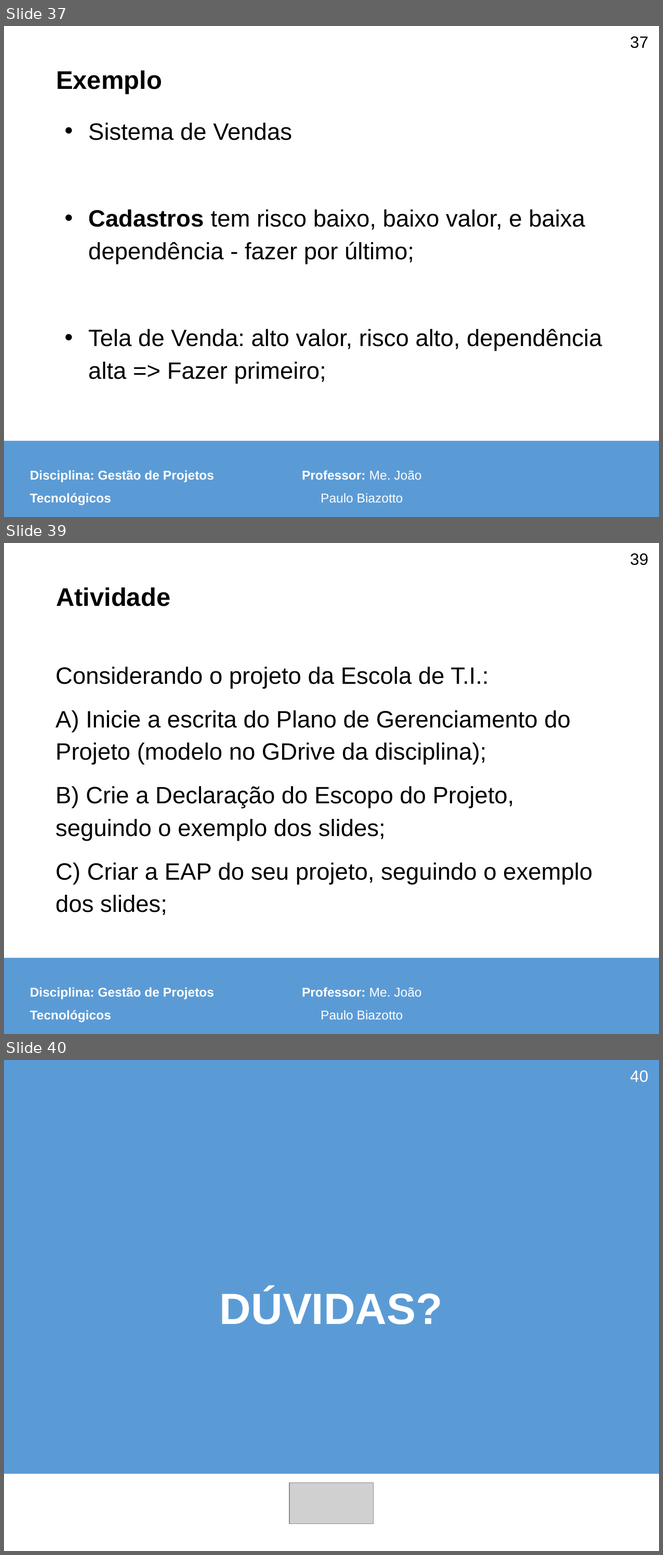
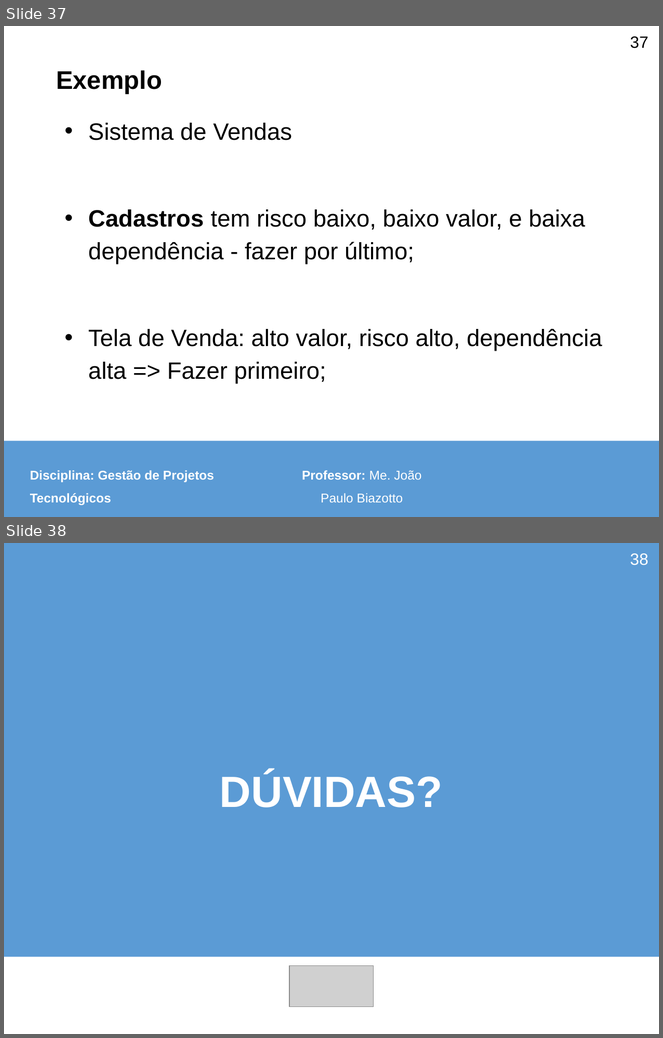
Before and after one commit to pitado/unicesumar2025, a slide deck: gestão de projetos tecnológicos/aulas/Aula 10 - Plano de Gerênciamento de Tempo e Timeline.pptx. Shown one above the other, each under a label of ours: slides 37, 39 and 40 before the commit, slides 37 and 38 after it; the slides between them are not shown. The pictures are 663x1555 and 663x1038 pixels, drawn with LibreOffice and Linux fonts; fonts in the diff are those of the drawing; grey boxes stand for pictures; background and template pictures are left out. Boxes give left, top, right and bottom in pixels: in the first picture for what was removed or moved away, otherwise in the second. Text is boxed around its words. In the diff, an @@ line names an element or a change of style, - is before the commit and + after.

```diff
--- a/gestão de projetos tecnológicos/aulas/Aula 10 - Plano de Gerênciamento de Tempo e Timeline.pptx
+++ b/gestão de projetos tecnológicos/aulas/Aula 10 - Plano de Gerênciamento de Tempo e Timeline.pptx
@@ slide 39 removed at (4, 543, 659, 1034), background #FFFFFF; not listed: 3 template elements that a slide beside it also shows @@
@@ page number removed at (630, 553, 648, 565) @@
-39
@@ title removed at (56, 587, 170, 606) @@
-Atividade
@@ text removed at (55, 667, 593, 915) @@
-Considerando o projeto da Escola de T.I.:
-A) Inicie a escrita do Plano de Gerenciamento do Projeto (modelo no GDrive da disciplina);
-B) Crie a Declaração do Escopo do Projeto, seguindo o exemplo dos slides;
-C) Criar a EAP do seu projeto, seguindo o exemplo dos slides;
@@ what was slide 40 is now slide 38 @@
@@ page number at (630, 553, 648, 565): text changed @@
-40
+38
```
Also in this commit, not shown: 9 slides changed, 1 other slide removed, 7 other files.
